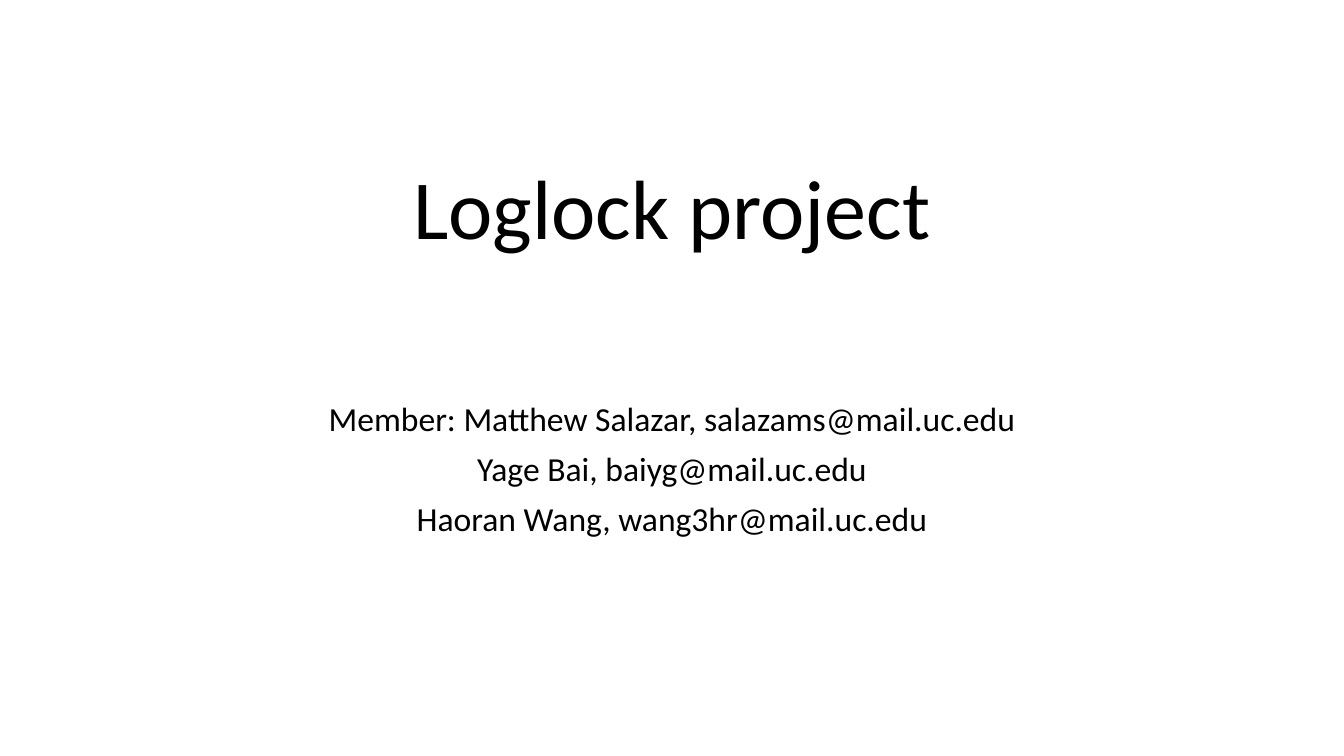
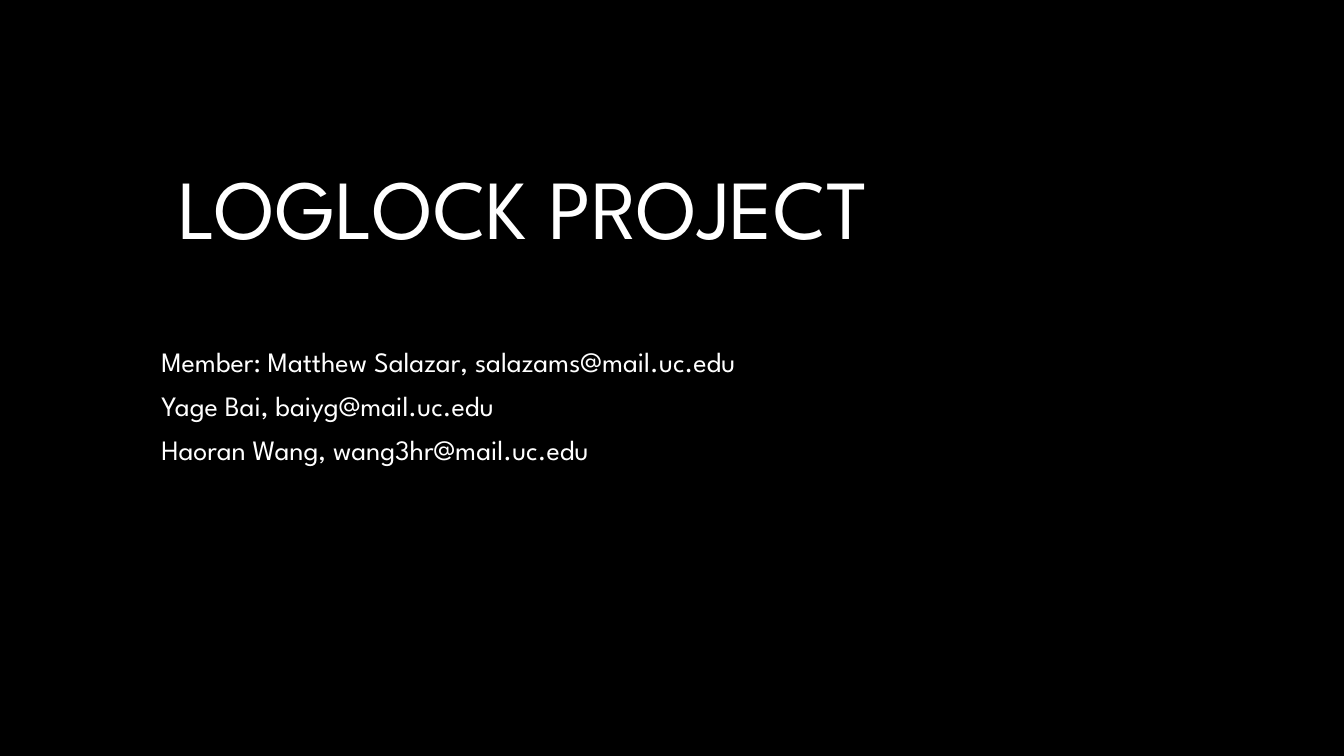
Before and after one commit to HaoranWang11/CS-Senior-DSGN-1, a slide deck: slide 1 of loglock.pptx. Drawn at 1344x756 pixels with LibreOffice and Linux fonts; fonts in the diff are those of the drawing; background and template pictures are left out. Boxes give left, top, right and bottom in pixels: in the first picture for what was removed or moved away, otherwise in the second. Text is boxed around its words. In the diff, an @@ line names an element or a change of style, - is before the commit and + after.

```diff
--- a/loglock.pptx
+++ b/loglock.pptx
@@ background #FFFFFF to #000000 @@
@@ title at [178, 182, 867, 240]: text changed; font Calibri to League Spartan; text colour #000000 to #FFFFFF @@
-Loglock project
+LOGLOCK PROJECT
@@ subtitle "Member: Matthew Salazar, salazams@mail.uc.edu": place and size @@
-subtitle "Member: Matthew Salazar, salazams@mail.uc.edu" at [329, 407, 1015, 537]
+subtitle "Member: Matthew Salazar, salazams@mail.uc.edu" at [161, 352, 735, 466]
@@ subtitle "Member: Matthew Salazar, salazams@mail.uc.edu" at [161, 352, 735, 466]: size 24 to 20 pt, font Calibri to League Spartan, text colour #000000 to #FFFFFF; alignment centre to left @@
```
Also in this commit, not shown: 8 other slides changed, 1 slide added, 1 slide removed.
